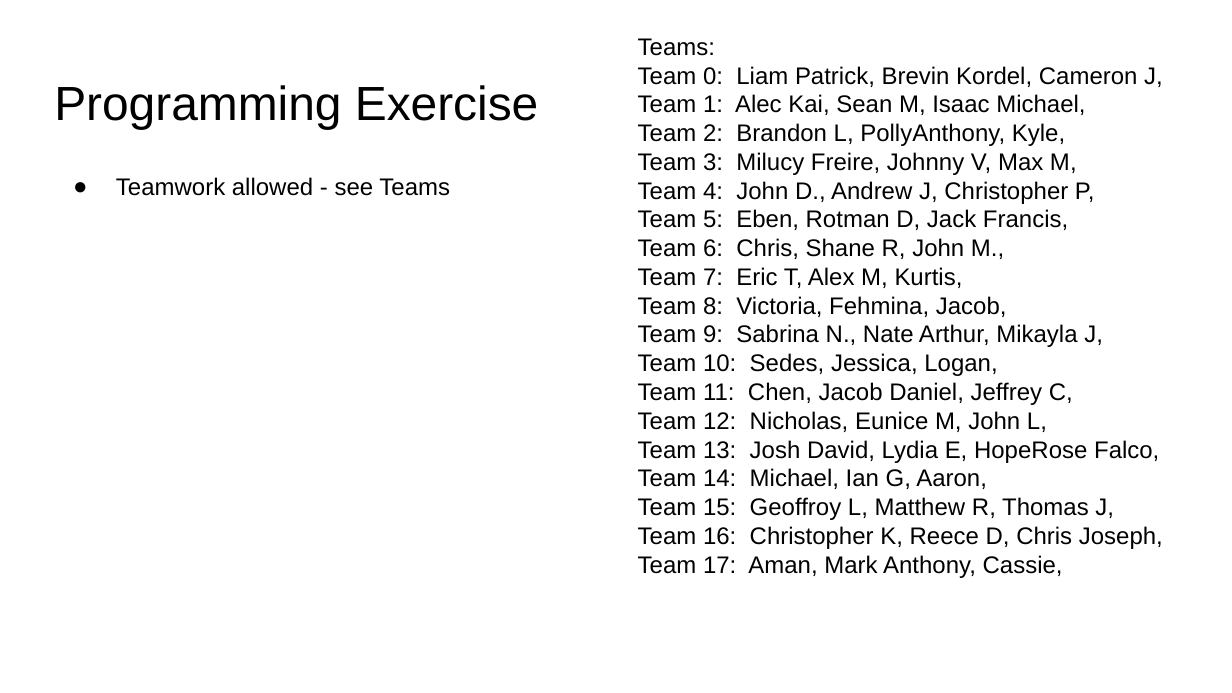
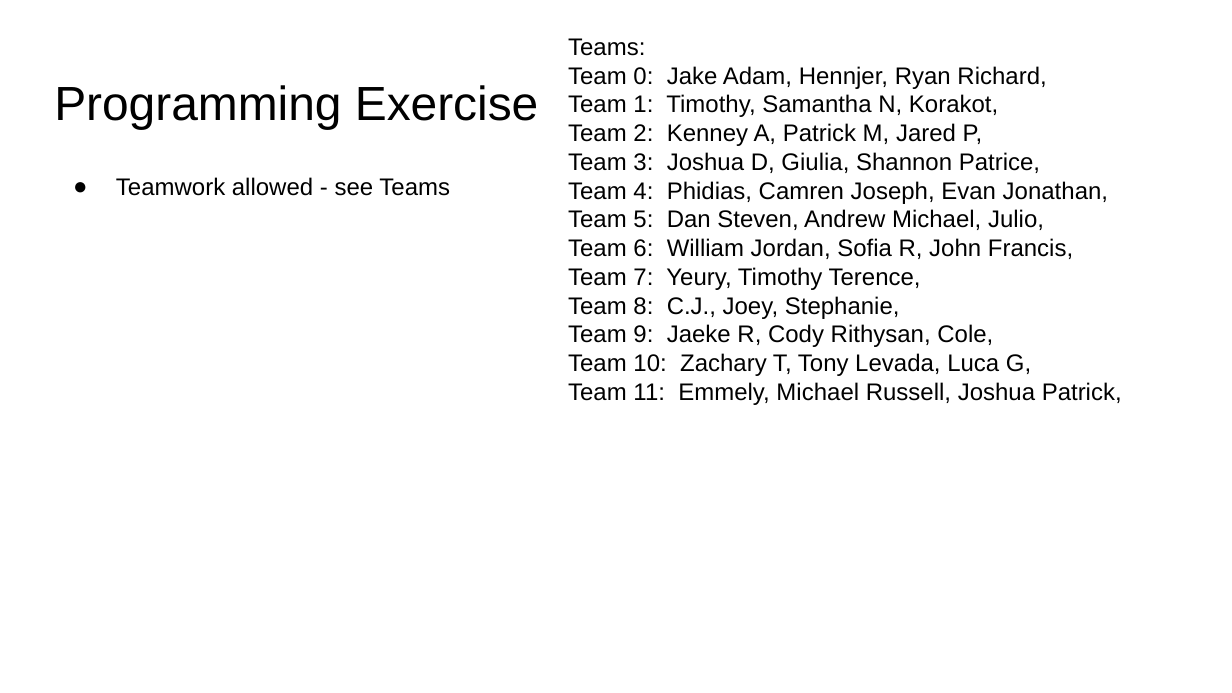
Before and after one commit to lutzhamel/CSC310, a slide deck: slide 14 of notes/03-python-programming-2.pptx. Drawn at 1232x693 pixels with LibreOffice and Linux fonts; fonts in the diff are those of the drawing. Boxes give left, top, right and bottom in pixels: in the first picture for what was removed or moved away, otherwise in the second. Text is boxed around its words. In the diff, an @@ line names an element or a change of style, - is before the commit and + after.

Commit message:
edits to teams

```diff
--- a/notes/03-python-programming-2.pptx
+++ b/notes/03-python-programming-2.pptx
@@ text "Teams:": place and size @@
-text "Teams:" at (638,38,1163,578)
+text "Teams:" at (568,38,1122,405)
@@ text at (568,66,1122,405): text changed @@
-Team 0: Liam Patrick, Brevin Kordel, Cameron J,
-Team 1: Alec Kai, Sean M, Isaac Michael,
-Team 2: Brandon L, PollyAnthony, Kyle,
-Team 3: Milucy Freire, Johnny V, Max M,
-Team 4: John D., Andrew J, Christopher P,
-Team 5: Eben, Rotman D, Jack Francis,
-Team 6: Chris, Shane R, John M.,
-Team 7: Eric T, Alex M, Kurtis,
-Team 8: Victoria, Fehmina, Jacob,
-Team 9: Sabrina N., Nate Arthur, Mikayla J,
-Team 10: Sedes, Jessica, Logan,
-Team 11: Chen, Jacob Daniel, Jeffrey C,
-Team 12: Nicholas, Eunice M, John L,
-Team 13: Josh David, Lydia E, HopeRose Falco,
-Team 14: Michael, Ian G, Aaron,
-Team 15: Geoffroy L, Matthew R, Thomas J,
-Team 16: Christopher K, Reece D, Chris Joseph,
-Team 17: Aman, Mark Anthony, Cassie,
+Team 0: Jake Adam, Hennjer, Ryan Richard,
+Team 1: Timothy, Samantha N, Korakot,
+Team 2: Kenney A, Patrick M, Jared P,
+Team 3: Joshua D, Giulia, Shannon Patrice,
+Team 4: Phidias, Camren Joseph, Evan Jonathan,
+Team 5: Dan Steven, Andrew Michael, Julio,
+Team 6: William Jordan, Sofia R, John Francis,
+Team 7: Yeury, Timothy Terence,
+Team 8: C.J., Joey, Stephanie,
+Team 9: Jaeke R, Cody Rithysan, Cole,
+Team 10: Zachary T, Tony Levada, Luca G,
+Team 11: Emmely, Michael Russell, Joshua Patrick,
```
Also in this commit, not shown: 1 other file.
